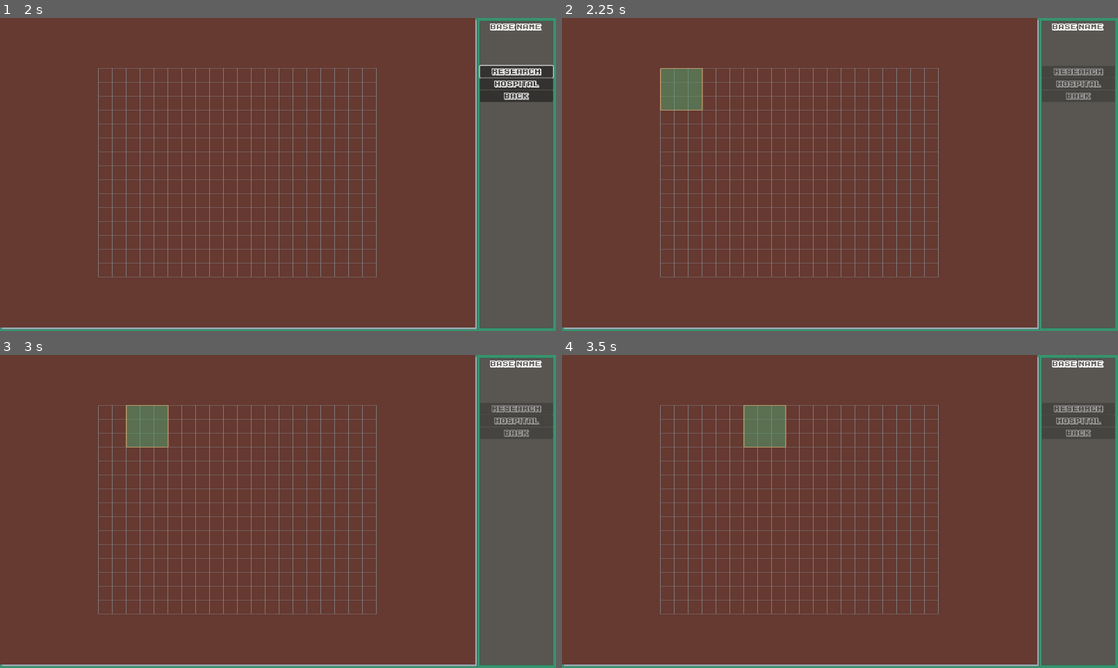
Above: before the commit, frames 1-4 (two rows, left to right).
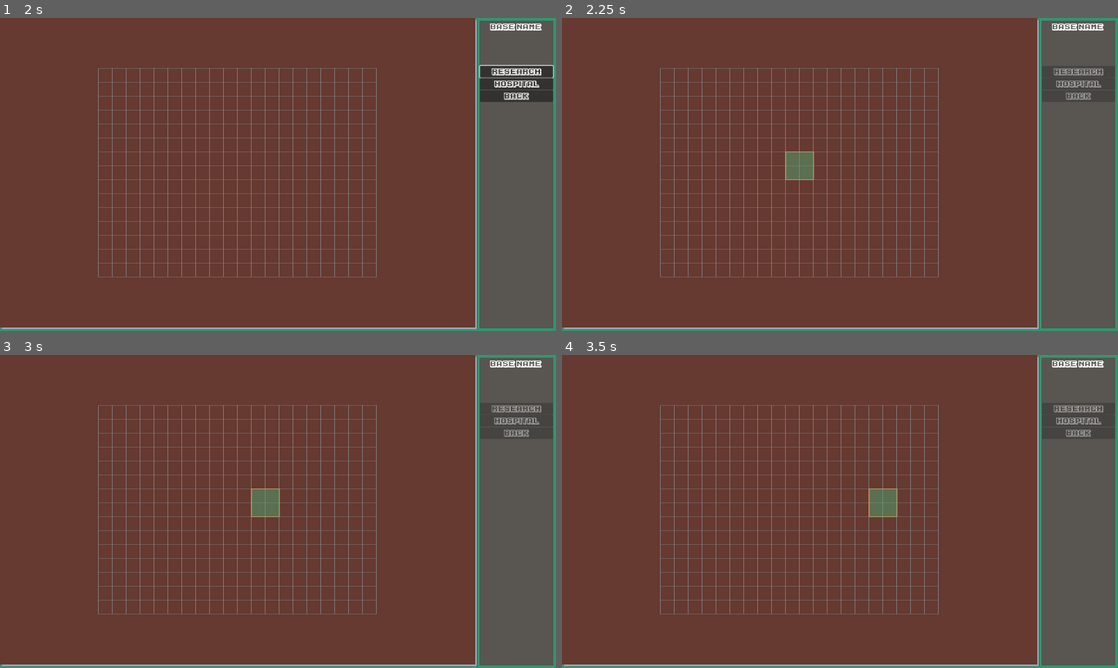
Above: after the commit, the same moments.

Repository: mmyumu/OVNI-godot
Game: Godot game, scene res://menu.tscn
Same seed, same stepped clock (60 frames per second), same inputs: the game is played once before the commit and once after it.
Inputs (mouse positions are in pixels of both pictures, inside the frame that each line leads up to):
- Up to frame 1 (2 s): click "Start" at 0.5 s; click "Construction" at 1.25 s
- Up to frame 2 (2.25 s): click "Research" at 2 s
- Up to frame 3 (3 s): tap Enter at 2.75 s; move the mouse to (400, 495) at 2.77 s; hold Right (move_right) from 2.78 s (still down); hold Space (shoot) from 2.78 s (still down); click (400, 495) at 2.92 s
- Up to frame 4 (3.5 s): keep holding Right (move_right); keep holding Space (shoot)

Frame 1 is identical in both runs. In frame 2, 1.5% of the frame differs, in the area x 17-46%, y 16-52%; in frame 3, 1.5%; in frame 4, 1.5%.

Commit message:
Construction placement

Diff:
--- a/base/base_grid.gd
+++ b/base/base_grid.gd
@@ -48,4 +48,31 @@
 	return height * grid_step
 
 func set_placing(construction_to_place: Construction):
+	construction_to_place.position.x = int(width / 2) * grid_step
+	construction_to_place.position.y = int(height / 2) * grid_step
 	add_child(construction_to_place)
+
+func validate_placing(construction: Construction):
+	if construction.check_can_place():
+		var collisionPolygon = CollisionPolygon2D.new()
+		collisionPolygon.set_polygon(construction.get_collision_polygon().get_polygon())
+		collisionPolygon.position = construction.get_collision_polygon().position
+
+		var polygon = Polygon2D.new()
+		polygon.set_polygon(construction.get_collision_polygon().get_polygon())
+		polygon.position = construction.get_collision_polygon().position
+		polygon.color = construction.color
+
+		var area2D = Area2D.new()
+		area2D.scale.x = 0.9
+		area2D.scale.y = 0.9
+		area2D.add_child(collisionPolygon)
+
+		var node2D = Node2D.new()
+		node2D.position = construction.position
+		node2D.add_child(area2D)
+		node2D.add_child(polygon)
+
+		add_child(node2D)
+	else:
+		construction.collision_highlight()
--- a/base/base_layout.gd
+++ b/base/base_layout.gd
@@ -39,7 +39,7 @@
 func _input(event):
 	if is_placing:
 		if event.is_action_pressed("validate_placing"):
-			construction.validate_placing()
+			validate_placing()
 		elif event.is_action_pressed("cancel_placing"):
 			construction.cancel_placing()
 			is_placing = false
@@ -64,6 +64,10 @@
 			elif v_y < 0:
 				construction.move_up(grid_step)
 				lock_placing_input()
+
+func validate_placing():
+	$BaseGrid.validate_placing(construction)
+	construction.validate_placing()
 
 func create_map(w, h):
 	var map = []
--- a/base/constructions/construction.gd
+++ b/base/constructions/construction.gd
@@ -17,16 +17,49 @@
 		queue_redraw()
 
 var original_outline: Color
+var can_place: bool
 
 func _ready():
 	original_outline = outline
+	$Area2D/CollisionPolygon2D.set_polygon($CollisionPolygon2D.get_polygon())
+	check_can_place()
+
+func _input(event):
+	check_can_place()
+
+func check_can_place():
+	if len($Area2D.get_overlapping_areas()) > 0:
+		outline = Color.DARK_RED
+		can_place = false
+	else:
+		outline = original_outline
+		can_place = true
+	return can_place
 
 func _draw():
 	var poly = $CollisionPolygon2D.get_polygon()
+
+	var idx = 0
+	for p in poly:
+		p.x += $CollisionPolygon2D.position.x
+		p.y += $CollisionPolygon2D.position.y
+		poly[idx] = p
+		idx += 1
+
+
 	for i in range(1 , poly.size()):
 		draw_line(poly[i-1] , poly[i], outline , width)
 	draw_line(poly[poly.size() - 1] , poly[0], outline , width)
+
+#	poly = $Area2D/CollisionPolygon2D.get_polygon()
+#	for i in range(1 , poly.size()):
+#		draw_line(poly[i-1] , poly[i], Color.GREEN_YELLOW , width)
+#	draw_line(poly[poly.size() - 1] , poly[0], Color.GREEN_YELLOW , width)
+
 	draw_polygon(poly, PackedColorArray([color]))
+
+func get_collision_polygon():
+	return $CollisionPolygon2D
 
 func set_placing_mode():
 	color.a = 0.5
@@ -63,17 +96,20 @@
 
 func collision_highlight():
 	var tween = create_tween()
-	outline = Color.DARK_RED
-	tween.tween_property(self, "outline", original_outline, 0.2)
-	print("tweenie from %s to %s" % [outline, original_outline])
+
+	if can_place:
+		outline = Color.DARK_RED
+		tween.tween_property(self, "outline", original_outline, 0.2)
+	else:
+		outline = original_outline
+		tween.tween_property(self, "outline", Color.DARK_RED, 0.2)
 
 func validate_placing():
 	# Stop blinking/strong opacity?
 	# Play construction sound
-	print("validate placing")
+#	print("validate placing")
+	can_place = false
+	pass
 
 func cancel_placing():
 	queue_free()
-
-func _on_area_shape_entered(area_rid, area, area_shape_index, local_shape_index):
-	print("collision")
--- a/base/constructions/construction.tscn
+++ b/base/constructions/construction.tscn
@@ -3,7 +3,16 @@
 [ext_resource type="Script" path="res://base/constructions/construction.gd" id="1_7434b"]
 
 [node name="Construction" type="CharacterBody2D"]
+z_index = 1000
 script = ExtResource("1_7434b")
 
 [node name="CollisionPolygon2D" type="CollisionPolygon2D" parent="."]
-polygon = PackedVector2Array(0, 0, 96, 0, 96, 96, 0, 96)
+position = Vector2(-48, -48)
+polygon = PackedVector2Array(16, 16, 80, 16, 80, 80, 16, 80)
+
+[node name="Area2D" type="Area2D" parent="."]
+scale = Vector2(0.9, 0.9)
+
+[node name="CollisionPolygon2D" type="CollisionPolygon2D" parent="Area2D"]
+position = Vector2(-48, -48)
+polygon = PackedVector2Array(16, 16, 80, 16, 80, 80, 16, 80)
--- a/base/constructions/hospital.tscn
+++ b/base/constructions/hospital.tscn
@@ -6,4 +6,7 @@
 color = Color(0.901961, 0.188235, 0.2, 1)
 
 [node name="CollisionPolygon2D" parent="." index="0"]
-polygon = PackedVector2Array(32, 32, 32.3169, 0, 64.1862, 0, 64, 32, 96, 32, 96, 64, 64, 64, 64, 96, 32, 96, 32, 64, 0, 64, 0, 32)
+polygon = PackedVector2Array(32, 32, 32, 16, 64, 16, 64, 32, 80, 32, 80, 64, 64, 64, 64, 80, 32, 80, 32, 64, 16, 64, 16, 32)
+
+[node name="CollisionPolygon2D" parent="Area2D" index="0"]
+polygon = PackedVector2Array(32, 32, 32, 16, 64, 16, 64, 32, 80, 32, 80, 64, 64, 64, 64, 80, 32, 80, 32, 64, 16, 64, 16, 32)
Not shown: 2 places in base/base_layout.tscn that only renumber resources
